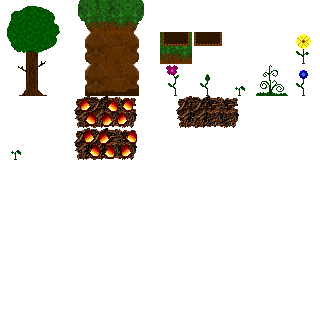
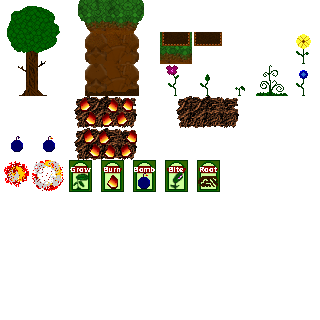
Layers edited between the first and the second (320, 320) image:
added layer "Seed Packet - Root" above "Seed Packet - Bite" over 197, 160, 220, 192
added layer "Seed Packet - Bite" above "Seed Packet - Bomb" over 165, 160, 188, 192
added layer "Seed Packet - Bomb" above "Seed Packet - Burn" over 133, 160, 156, 192
added layer "Seed Packet - Burn" above "Seeds - Grow" over 101, 160, 124, 192
added layer "Seeds - Grow" above "Explosion 2" over 69, 160, 92, 192
added layer "Explosion 2" above "Bomb explosion" over 32, 160, 64, 191
added layer "Bomb explosion" above "Bomb lit" over 4, 161, 29, 187
added layer "Bomb lit" above "Bomb unlit" over 43, 136, 55, 152
renamed "baby flower copy #1" to "Bomb unlit", painted on it over 11, 136, 23, 160
